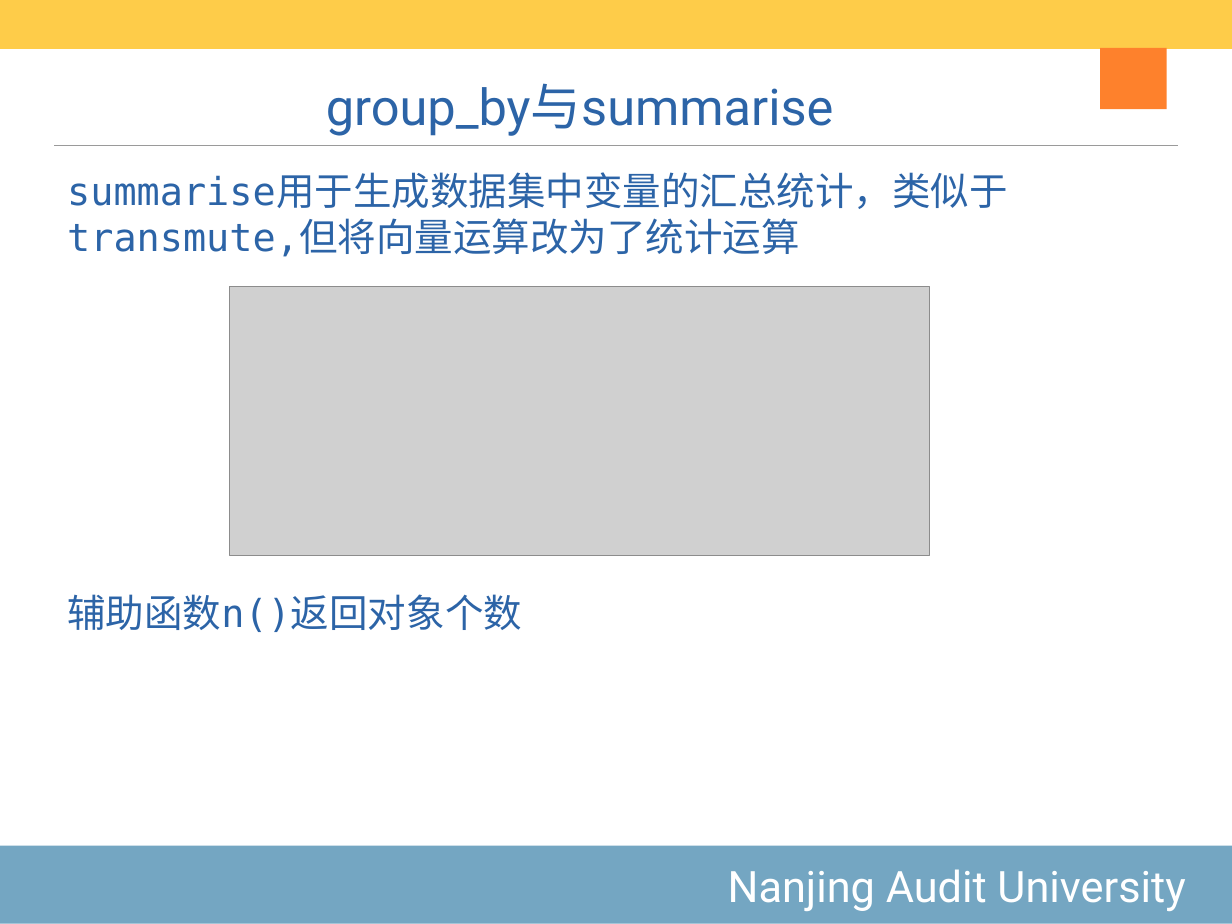
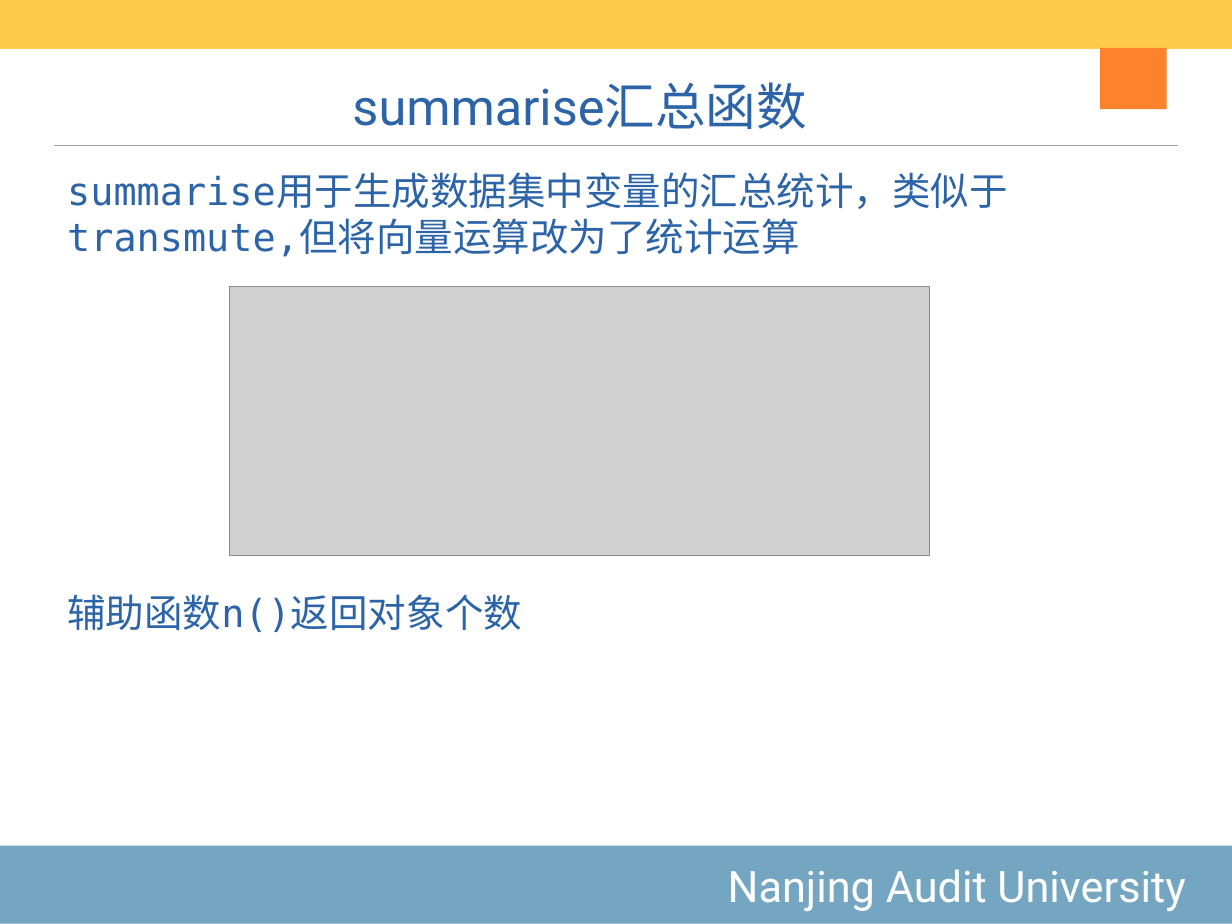
Before and after one commit to exoplanetX/DataAnalytics, a slide deck: slide 33 of 2020-4-数据框变量.pptx (slide 20 before the commit). Drawn at 1232x924 pixels with LibreOffice and Linux fonts; fonts in the diff are those of the drawing; grey boxes stand for pictures. Boxes give left, top, right and bottom in pixels: in the first picture for what was removed or moved away, otherwise in the second. Text is boxed around its words. In the diff, an @@ line names an element or a change of style, - is before the commit and + after.

```diff
--- a/2020-4-数据框变量.pptx
+++ b/2020-4-数据框变量.pptx
@@ title at (352,82,807,129): text changed @@
-group_by与summarise
+summarise汇总函数
```
Also in this commit, not shown: 11 other slides changed, 3 slides added, 5 other files.
